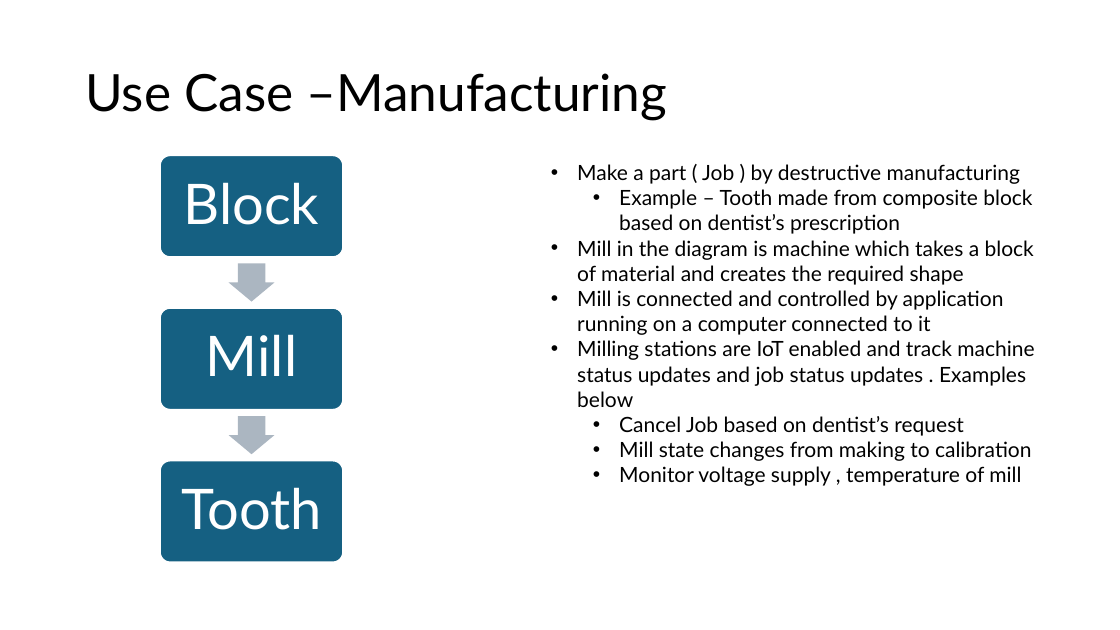
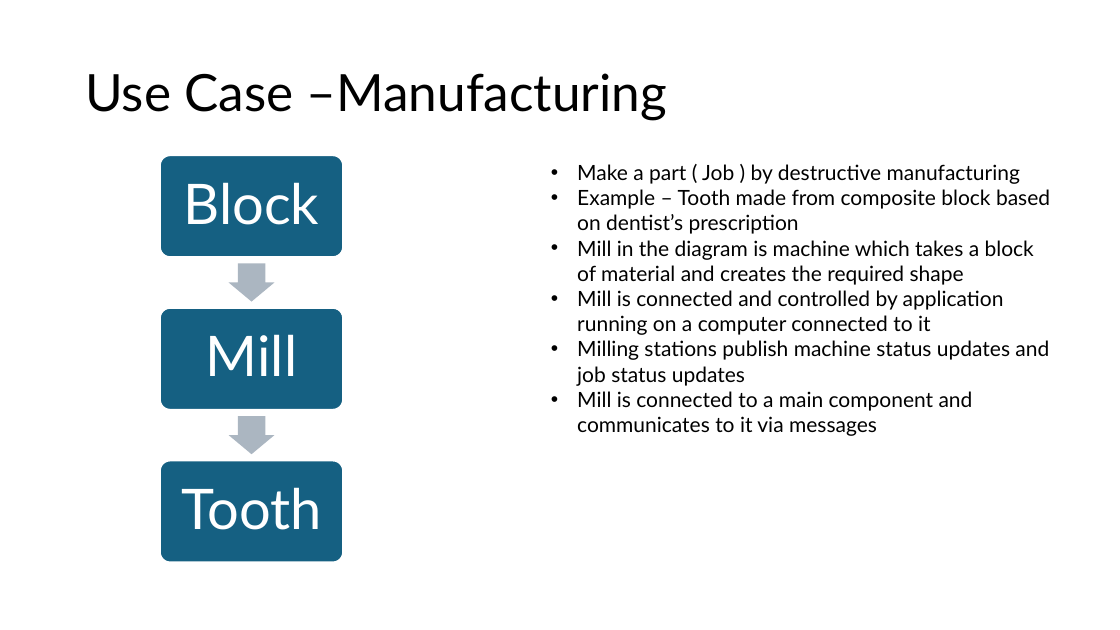
Before and after one commit to pankajkhara/advansys, a slide deck: slide 2 of docs/Assignment.pptx. Drawn at 1120x630 pixels with LibreOffice and Linux fonts; fonts in the diff are those of the drawing. Boxes give left, top, right and bottom in pixels: in the first picture for what was removed or moved away, otherwise in the second. Text is boxed around its words. In the diff, an @@ line names an element or a change of style, - is before the commit and + after.

```diff
--- a/docs/Assignment.pptx
+++ b/docs/Assignment.pptx
@@ text at box(577, 189, 1050, 234): list level 2 to 1 in "Example – Tooth made from ..." @@
@@ text at box(577, 340, 1049, 436): text changed @@
-• Milling stations are IoT enabled and track machine status updates and job status updates . Examples below
-  • Cancel Job based on dentist’s request
-  • Mill state changes from making to calibration
-  • Monitor voltage supply , temperature of mill
+• Milling stations publish machine status updates and job status updates
+• Mill is connected to a main component and communicates to it via messages
```
Also in this commit, not shown: 4 other slides changed, 2 slides added, 3 other files.
